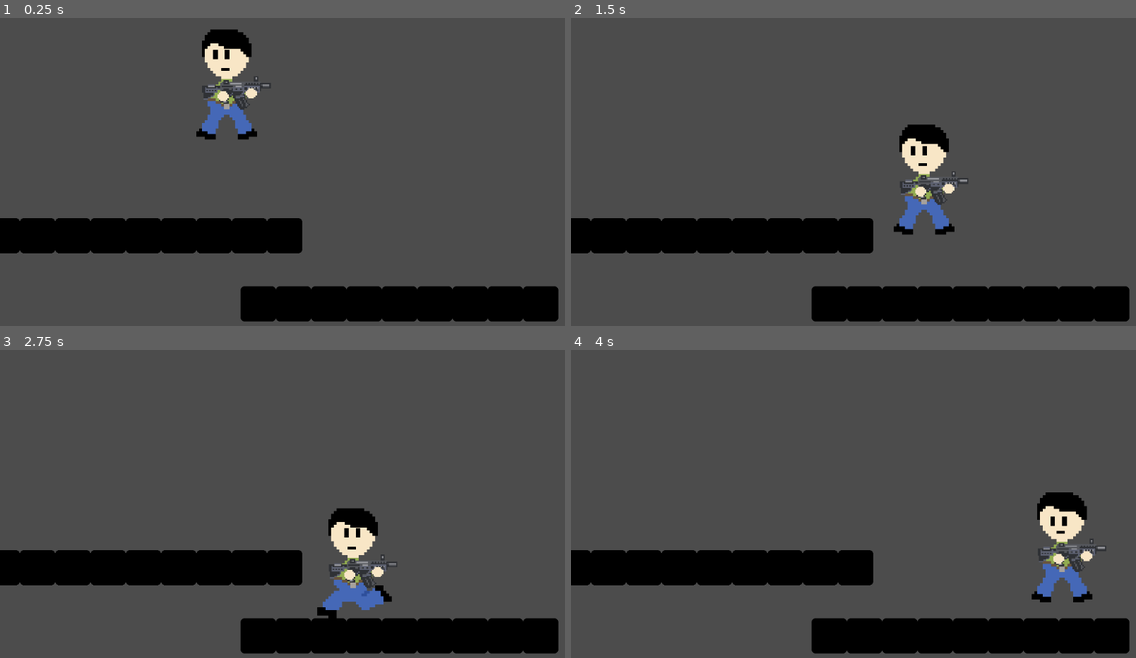
Above: before the commit, frames 1-4 (two rows, left to right).
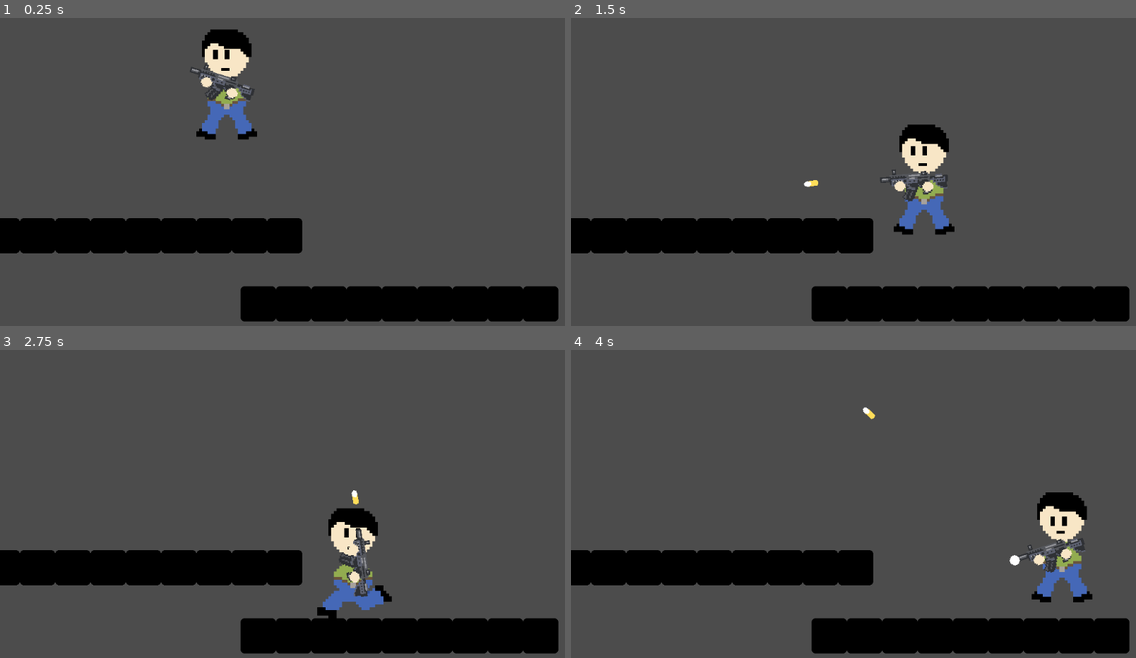
Above: after the commit, the same moments.

Repository: megarubber/green
Game: Godot game, scene res://levels/TestLevel.tscn
Same seed, same stepped clock (60 frames per second), same inputs: the game is played once before the commit and once after it. The project has no main scene, so this scene is started directly. The engine's default icon, where the game draws it, is replaced by a stand-in: a white triangle on a blue panel in a dark square.
Inputs (mouse positions are in pixels of both pictures, inside the frame that each line leads up to):
- Up to frame 1 (0.25 s): no input
- Up to frame 2 (1.5 s): move the mouse to (977, 165) at 0.52 s; press the mouse at (977, 165) at 0.53 s; hold Right (ui_right) from 0.53 s (still down); tap Up (ui_up) at 0.77 s; move the mouse to (740, 199) at 1.27 s; release the mouse at (740, 199) at 1.28 s; click (740, 199) at 1.35 s
- Up to frame 3 (2.75 s): tap Up (ui_up) at 1.52 s; move the mouse to (339, 442) at 2.02 s; release Right (ui_right) at 2.03 s; press the mouse at (339, 442) at 2.03 s; hold Left (ui_left) from 2.03 s (still down)
- Up to frame 4 (4 s): move the mouse to (825, 581) at 2.77 s; release Left (ui_left) at 2.78 s; release the mouse at (825, 581) at 2.78 s; hold Right (ui_right) from 2.78 s (still down); click (825, 581) at 2.85 s; tap Up (ui_up) at 3.02, 3.77 s; move the mouse to (1023, 565) at 3.52 s; press the mouse at (1023, 565) at 3.53 s

The runs differ from the first frame. In frame 1, 0.7% of the frame differs, in the area x 33-48%, y 15-30%; in frame 2, 0.8%; in frame 3, 0.8%; in frame 4, 0.8%, in the area x 51-95%, y 18-73%.
Error before the commit: Parse Error: Indented block expected after declaration of "shotting" function. (res://guns/Gun.gd:12)

Commit message:
feat: gun shooting

Diff:
--- a/guns/Bullet.gd
+++ b/guns/Bullet.gd
@@ -1,3 +1,26 @@
 extends Area2D
 
+# Variables
+export var speed = 1500
+
+# Nodes Referencing
+onready var bullet_sprite = $Sprite
+
+func _ready():
+	bullet_sprite.frame = 0
+	set_as_toplevel(true)
+
+func _process(delta):
+	# Movement of bullet
+	position += (Vector2.RIGHT * speed).rotated(rotation) * delta
+
+func _physics_process(_delta):
+	yield(get_tree().create_timer(0.01), "timeout")
+	bullet_sprite.frame = 1 # Change sprite to light from bullet
+	set_physics_process(false)
+
 func _on_VisibilityNotifier2D_screen_exited():
+	queue_free()
+
+func _on_Bullet_body_entered(_body):
+	queue_free()
--- a/guns/Bullet.tscn
+++ b/guns/Bullet.tscn
@@ -8,6 +8,8 @@
 height = 16.0
 
 [node name="Bullet" type="Area2D"]
+collision_layer = 4
+collision_mask = 6
 script = ExtResource( 1 )
 
 [node name="Sprite" type="Sprite" parent="."]
@@ -21,5 +23,8 @@
 shape = SubResource( 1 )
 
 [node name="VisibilityNotifier2D" type="VisibilityNotifier2D" parent="."]
+position = Vector2( 2, 2.38419e-07 )
+scale = Vector2( 1.3, 0.5 )
 
+[connection signal="body_entered" from="." to="." method="_on_Bullet_body_entered"]
 [connection signal="screen_exited" from="VisibilityNotifier2D" to="." method="_on_VisibilityNotifier2D_screen_exited"]
--- a/guns/Gun.gd
+++ b/guns/Gun.gd
@@ -1,15 +1,32 @@
 extends Sprite
 
+# Constants
+const MUZZLE_POS_FLIP_TRUE = 4.625
+const MUZZLE_POS_FLIP_FALSE = -4.8
+
 # Variables
-var can_fire = false
+var can_fire = true
+
+# Scene Referecing
+var bullet = preload("res://guns/Bullet.tscn")
+
+# Nodes Referecing
+onready var muzzle = $Muzzle
 
 func _ready():
 	set_as_toplevel(true)
 
-func shotting() -> void:
 
+func shotting() -> void: # Shotting with gun
+	var bullet_instance = bullet.instance()
+	bullet_instance.rotation = rotation
+	bullet_instance.global_position = muzzle.global_position
+	get_parent().add_child(bullet_instance)
+	can_fire = false
+	yield(get_tree().create_timer(0.2), "timeout")
+	can_fire = true
 
-func _physics_process(delta):
+func _physics_process(_delta):
 	global_position.x = lerp(global_position.x, get_parent().global_position.x, 0.4)
 	global_position.y = lerp(global_position.y, get_parent().global_position.y - 90, 0.4)
 
@@ -19,8 +36,11 @@
 	# Flipping gun
 	if get_parent().get_local_mouse_position().x < 0:
 		flip_v = true
+		muzzle.position.y = MUZZLE_POS_FLIP_TRUE
 	else:
 		flip_v = false
+		muzzle.position.y = MUZZLE_POS_FLIP_FALSE
 
-	if Input.is_action_pressed("ui_fire"):
+	# Press the left button mouse to shoot
+	if Input.is_action_pressed("ui_fire") && can_fire:
 		shotting()
--- a/others/GenericWall.tscn
+++ b/others/GenericWall.tscn
@@ -8,6 +8,8 @@
 [node name="GenericWall" type="Node2D"]
 
 [node name="Wall" type="StaticBody2D" parent="."]
+collision_layer = 2
+collision_mask = 5
 
 [node name="Sprite" type="Sprite" parent="Wall"]
 modulate = Color( 0, 0, 0, 1 )
--- a/player/Player.tscn
+++ b/player/Player.tscn
@@ -207,6 +207,7 @@
 }
 
 [node name="Player" type="KinematicBody2D"]
+collision_mask = 2
 script = ExtResource( 2 )
 __meta__ = {
 "_edit_horizontal_guides_": [ 44.0 ]
@@ -234,7 +235,6 @@
 texture = ExtResource( 1 )
 
 [node name="CollisionShape2D" type="CollisionShape2D" parent="."]
-visible = false
 position = Vector2( -1, -101.5 )
 shape = SubResource( 1 )
 
@@ -247,10 +247,10 @@
 
 [node name="GunSprite" type="Sprite" parent="."]
 position = Vector2( 4, -88 )
-scale = Vector2( 2.54167, 2.54167 )
+scale = Vector2( 2.5, 2.5 )
 texture = ExtResource( 18 )
 offset = Vector2( 5, 0 )
 script = ExtResource( 19 )
 
-[node name="Position2D" type="Position2D" parent="GunSprite"]
-position = Vector2( 28.3278, -4.7213 )
+[node name="Muzzle" type="Position2D" parent="GunSprite"]
+position = Vector2( 22.4, -4.8 )
--- a/project.godot
+++ b/project.godot
@@ -49,6 +49,13 @@
  ]
 }
 
+[layer_names]
+
+2d_render/layer_1="walls"
+2d_render/layer_2="player"
+2d_render/layer_3="enemies"
+2d_render/layer_4="bullets"
+
 [physics]
 
 common/enable_pause_aware_picking=true
